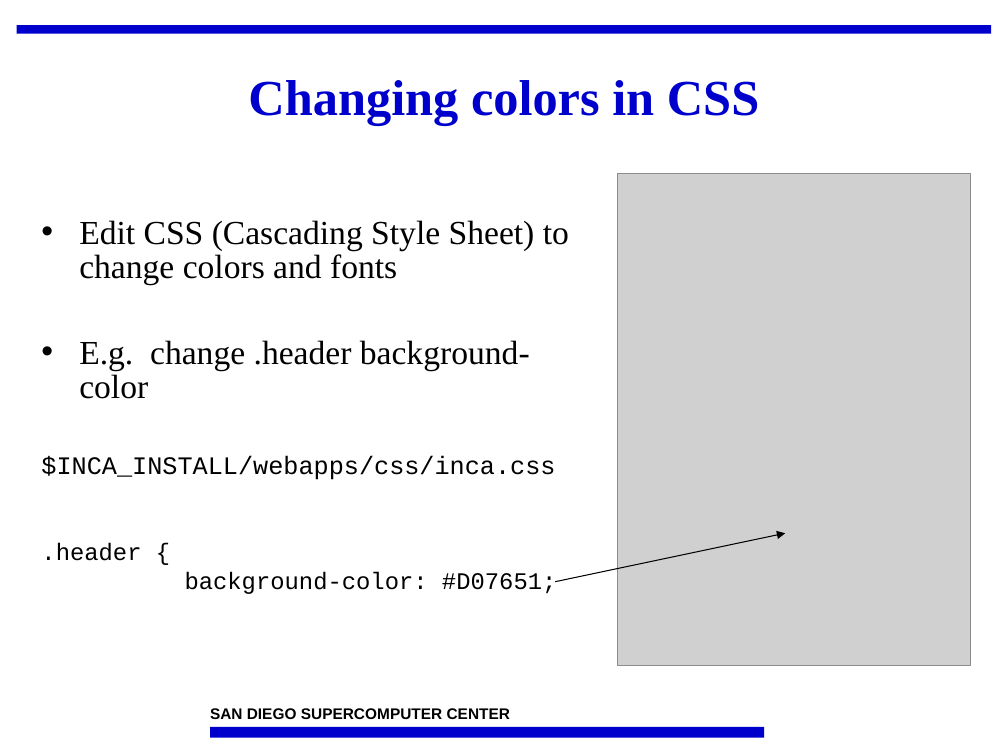
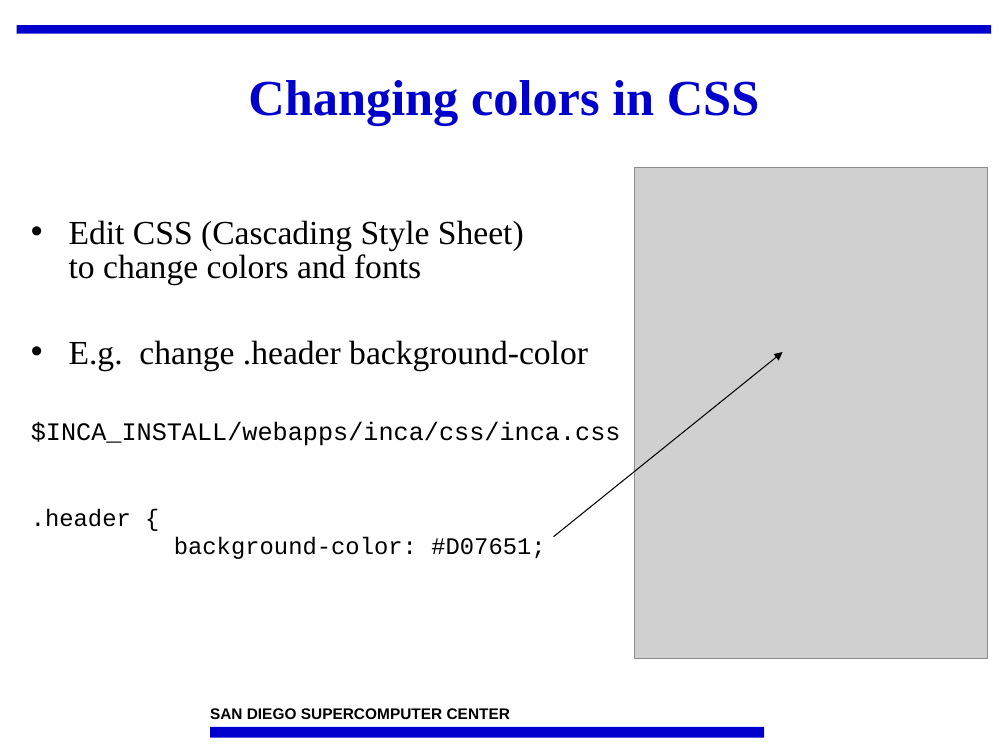
Before and after one commit to IncaProject/inca-xsede, a slide deck: slide 41 of talks/2010/2010workshop/consumer.ppt (slide 39 before the commit). Drawn at 1008x756 pixels with LibreOffice and Linux fonts; fonts in the diff are those of the drawing; grey boxes stand for pictures; background and template pictures are left out. Boxes give left, top, right and bottom in pixels: in the first picture for what was removed or moved away, otherwise in the second. Text is boxed around its words. In the diff, an @@ line names an element or a change of style, - is before the commit and + after.

```diff
--- a/talks/2010/2010workshop/consumer.ppt
+++ b/talks/2010/2010workshop/consumer.ppt
@@ text "Edit CSS (Cascading Style Sheet) ...": place and size @@
-text "Edit CSS (Cascading Style Sheet) ..." at (41,220,569,594)
+text "Edit CSS (Cascading Style Sheet) ..." at (31,220,621,559)
@@ picture: place and size @@
-picture at (618,174,971,666)
+picture at (634,167,987,658)
@@ arrow moved from (555, 582) - (785, 533) to (553, 536) - (782, 352) @@
@@ text at (31,422,621,446): text changed @@
-$INCA_INSTALL/webapps/css/inca.css
+$INCA_INSTALL/webapps/inca/css/inca.css
```
Also in this commit, not shown: 4 other slides changed, 7 slides added, 6 slides removed.
